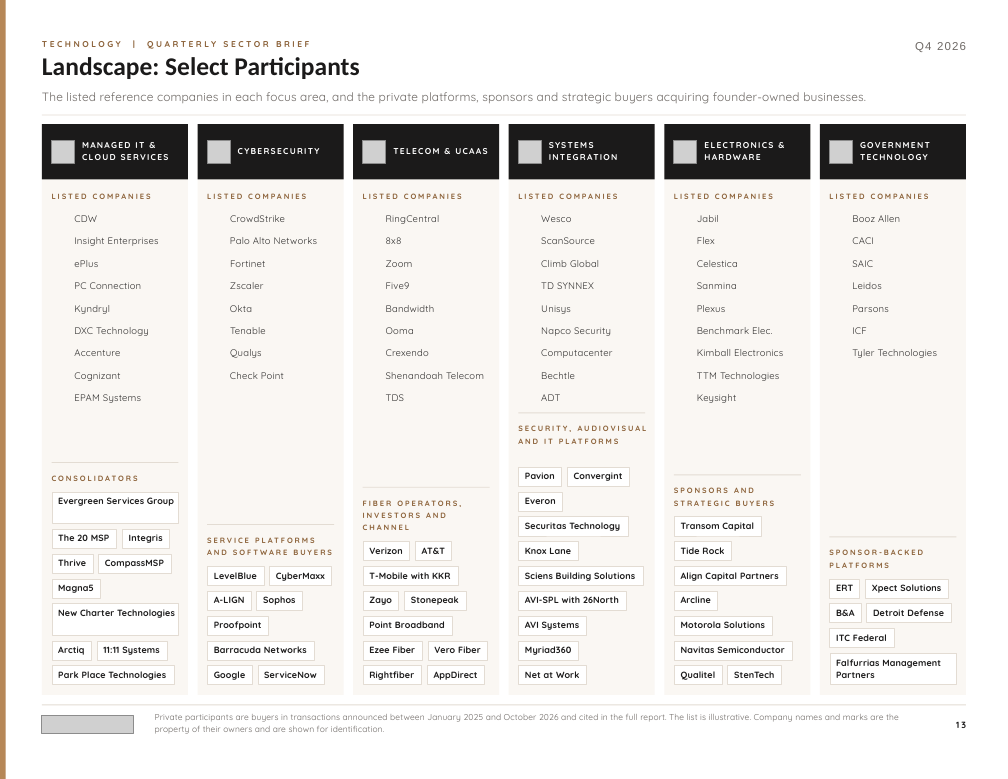
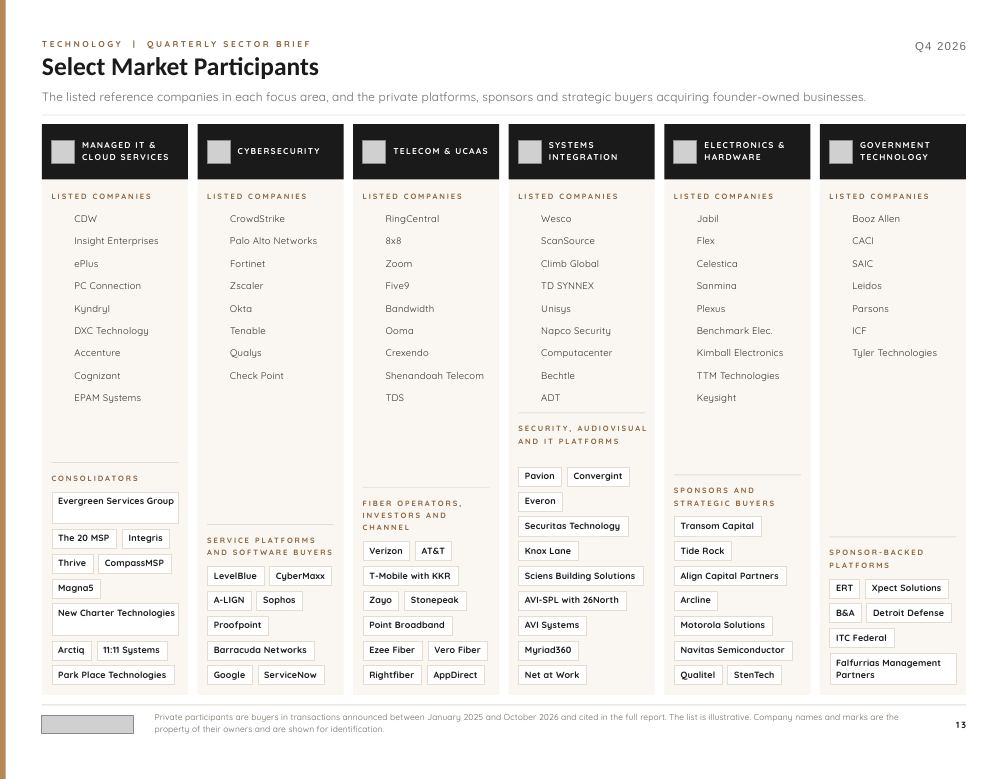
Before and after one commit to jp-hardin/about, a slide deck: slide 13 of mid-market-practice/_build/reports/technology-q4-2026/brief.pptx. Drawn at 1008x779 pixels with LibreOffice and Linux fonts; fonts in the diff are those of the drawing; grey boxes stand for pictures; background and template pictures are left out. Boxes give left, top, right and bottom in pixels: in the first picture for what was removed or moved away, otherwise in the second. Text is boxed around its words. In the diff, an @@ line names an element or a change of style, - is before the commit and + after.

```diff
--- a/mid-market-practice/_build/reports/technology-q4-2026/brief.pptx
+++ b/mid-market-practice/_build/reports/technology-q4-2026/brief.pptx
@@ title at <box>42,57,319,79</box>: text changed @@
-Landscape: Select Participants
+Select Market Participants
```
Also in this commit, not shown: 5 other slides changed, 19 other files.
